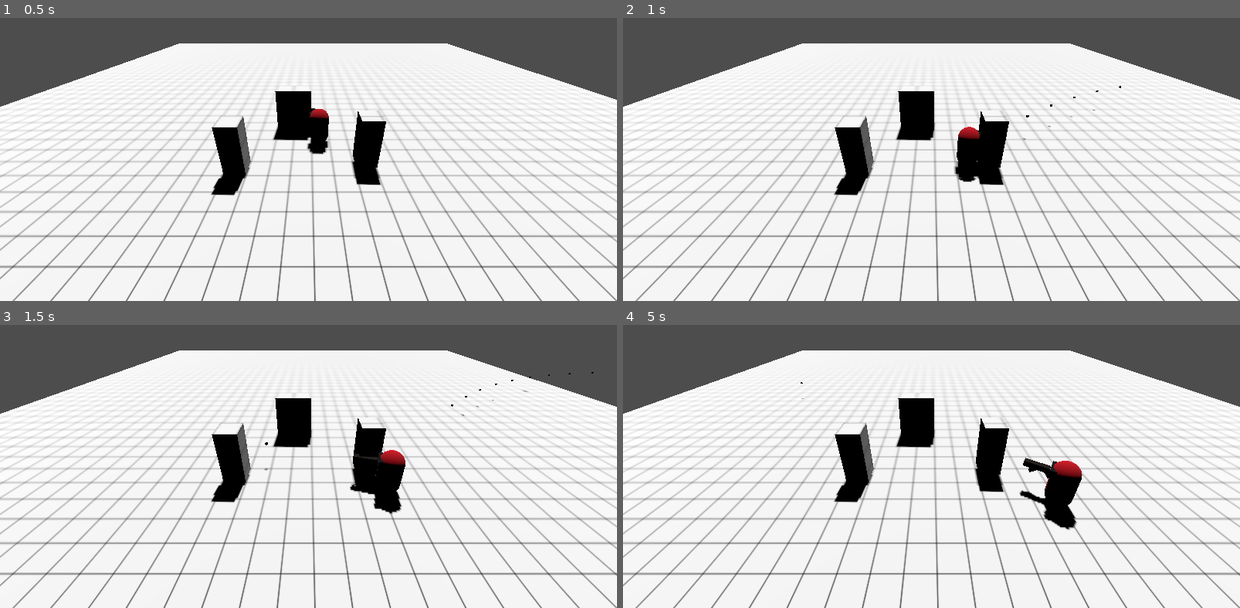
Above: before the commit, frames 1-4 (two rows, left to right).
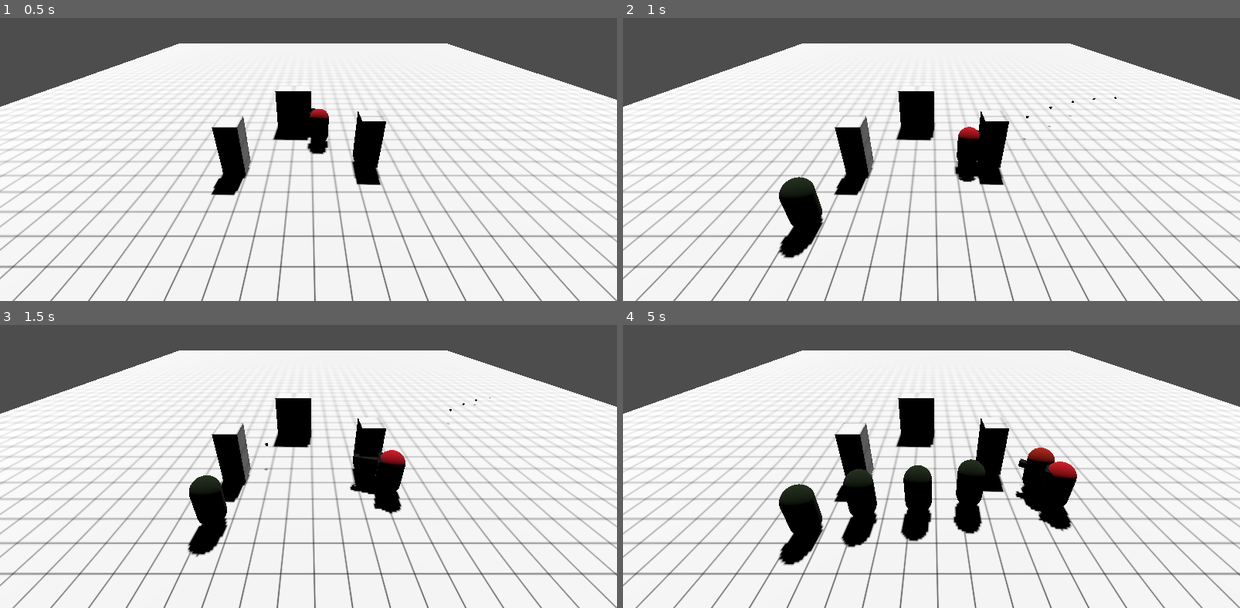
Above: after the commit, the same moments.

Repository: npoy/3d-roguelike-poc
Game: Godot game, scene res://level.tscn
Same seed, same stepped clock (60 frames per second), same inputs: the game is played once before the commit and once after it.
Inputs (mouse positions are in pixels of both pictures, inside the frame that each line leads up to):
- Up to frame 1 (0.5 s): no input
- Up to frame 2 (1 s): tap Enter (ui_accept) at 0.5, 0.77 s; move the mouse to (1067, 111) at 0.52 s; press the mouse at (1067, 111) at 0.53 s; hold Right (ui_right) from 0.53 s (still down)
- Up to frame 3 (1.5 s): move the mouse to (185, 452) at 1.27 s; release Right (ui_right) at 1.28 s; release the mouse at (185, 452) at 1.28 s; hold Down (ui_down) from 1.28 s (still down); click (185, 452) at 1.35 s
- Up to frame 4 (5 s): tap Enter (ui_accept) at 1.52, 3.02, 3.77, 4.52 s; move the mouse to (993, 358) at 2.02 s; release Down (ui_down) at 2.03 s; press the mouse at (993, 358) at 2.03 s; hold Right (ui_right) 2.03-2.78 s; move the mouse to (900, 503) at 2.77 s; release the mouse at (900, 503) at 2.78 s; hold Up (ui_up) 2.78-3.53 s; click (900, 503) at 2.85 s; move the mouse to (1116, 486) at 3.52 s; press the mouse at (1116, 486) at 3.53 s; hold Left (ui_left) from 3.53 s (still down); move the mouse to (746, 381) at 4.27 s; release the mouse at (746, 381) at 4.28 s; click (746, 381) at 4.35 s

Frame 1 is identical in both runs. In frame 2, 1.5% of the frame differs, in the area x 25-81%, y 23-86%; in frame 3, 1.3%; in frame 4, 5.8%, in the area x 25-75%, y 20-86%.

Commit message:
Updated bullets to be rigidbody -WIP-

Diff:
--- a/Scripts/spawner.gd
+++ b/Scripts/spawner.gd
@@ -9,7 +9,7 @@
 
 # Called when the node enters the scene tree for the first time.
 func _ready():
-	#start_wave()
+	start_wave()
 	pass
 
 func start_wave() -> void:
--- a/bullet.gd
+++ b/bullet.gd
@@ -1,4 +1,4 @@
-extends Node3D
+extends RigidBody3D
 
 @export var speed: int = 30
 @export var damage: int = 1
@@ -14,23 +14,16 @@
 		With speed (70) being the magnitude of the velocity vector(70/1 - vector quantity)
 	"""
 	# Using translate() is the same since the origin is the parent anyway
-	global_translate(forward_direction * speed * delta)
+	#global_translate(forward_direction * speed * delta)
+	var collision: KinematicCollision3D = move_and_collide(forward_direction * speed * delta)
+	if collision:
+		var body = collision.get_collider()
+		if body.has_node("Stats"):
+			queue_free()
+			var stats: Stats = body.find_child("Stats") as Stats
+			stats.take_hit(damage)
+		if body.is_in_group("World"):
+			queue_free()
 
 func _on_timer_timeout():
 	queue_free()
-
-func _on_area_3d_body_entered(body: Node3D):
-	"""
-		TODO: Update bullet to be a PhysicsBody3D and apply collision (move by motion)
-		instead of Area3D that just translate on axis
-	"""
-	print_debug("test")
-	queue_free()
-
-	"""
-		TODO: Use constants instead of string literals.
-		Also, do we need to check for child nodes?
-	"""
-	if body.has_node("Stats"):
-		var stats: Stats = body.find_child("Stats") as Stats
-		stats.take_hit(damage)
--- a/bullet.tscn
+++ b/bullet.tscn
@@ -1,6 +1,8 @@
 [gd_scene load_steps=5 format=3 uid="uid://2ud1jyv5krp1"]
 
 [ext_resource type="Script" path="res://bullet.gd" id="1_na1pa"]
+
+[sub_resource type="BoxShape3D" id="BoxShape3D_ipmw6"]
 
 [sub_resource type="StandardMaterial3D" id="StandardMaterial3D_hw2so"]
 albedo_color = Color(0, 0, 0, 1)
@@ -8,10 +10,13 @@
 [sub_resource type="BoxMesh" id="BoxMesh_ld3fl"]
 material = SubResource("StandardMaterial3D_hw2so")
 
-[sub_resource type="BoxShape3D" id="BoxShape3D_ipmw6"]
+[node name="Bullet" type="RigidBody3D"]
+collision_mask = 5
+script = ExtResource("1_na1pa")
 
-[node name="Bullet" type="Node3D"]
-script = ExtResource("1_na1pa")
+[node name="CollisionShape3D" type="CollisionShape3D" parent="."]
+transform = Transform3D(0.1, 0, 0, 0, 0.1, 0, 0, 0, 0.1, 0, 0, 0)
+shape = SubResource("BoxShape3D_ipmw6")
 
 [node name="MeshInstance3D" type="MeshInstance3D" parent="."]
 transform = Transform3D(0.1, 0, 0, 0, 0.1, 0, 0, 0, 0.1, 0, 0, 0)
@@ -21,12 +26,4 @@
 wait_time = 2.0
 autostart = true
 
-[node name="Area3D" type="Area3D" parent="."]
-collision_mask = 5
-
-[node name="CollisionShape3D" type="CollisionShape3D" parent="Area3D"]
-transform = Transform3D(0.1, 0, 0, 0, 0.1, 0, 0, 0, 0.1, 0, 0, 0)
-shape = SubResource("BoxShape3D_ipmw6")
-
 [connection signal="timeout" from="Timer" to="." method="_on_timer_timeout"]
-[connection signal="body_entered" from="Area3D" to="." method="_on_area_3d_body_entered"]
--- a/level.tscn
+++ b/level.tscn
@@ -29,23 +29,23 @@
 navigation_mesh = SubResource("NavigationMesh_mcqm7")
 navigation_layers = 5
 
-[node name="Ground" type="CSGBox3D" parent="Navigation"]
+[node name="Ground" type="CSGBox3D" parent="Navigation" groups=["World"]]
 transform = Transform3D(2.35328, 0, 0, 0, 1, 0, 0, 0, 3.20411, 5.116, 0, -4.5)
 use_collision = true
 size = Vector3(20, 1, 20)
 material = ExtResource("4_shh42")
 
-[node name="CSGBox3D" type="CSGBox3D" parent="Navigation"]
+[node name="CSGBox3D" type="CSGBox3D" parent="Navigation" groups=["World"]]
 transform = Transform3D(1, 0, 0, 0, 4.02429, 0, 0, 0, 1, 0.989, 1, -3.009)
 use_collision = true
 material = ExtResource("4_shh42")
 
-[node name="CSGBox3D2" type="CSGBox3D" parent="Navigation"]
+[node name="CSGBox3D2" type="CSGBox3D" parent="Navigation" groups=["World"]]
 transform = Transform3D(0.999551, 0, 0, 0, 3.98756, 0, 0, 0, 1, 7.087, 1, -3.563)
 use_collision = true
 material = ExtResource("4_shh42")
 
-[node name="CSGBox3D3" type="CSGBox3D" parent="Navigation"]
+[node name="CSGBox3D3" type="CSGBox3D" parent="Navigation" groups=["World"]]
 transform = Transform3D(1.99432, 0, 0, 0, 3.99034, 0, 0, 0, 0.977209, 3.493, 1, -6.997)
 use_collision = true
 material = ExtResource("4_shh42")
